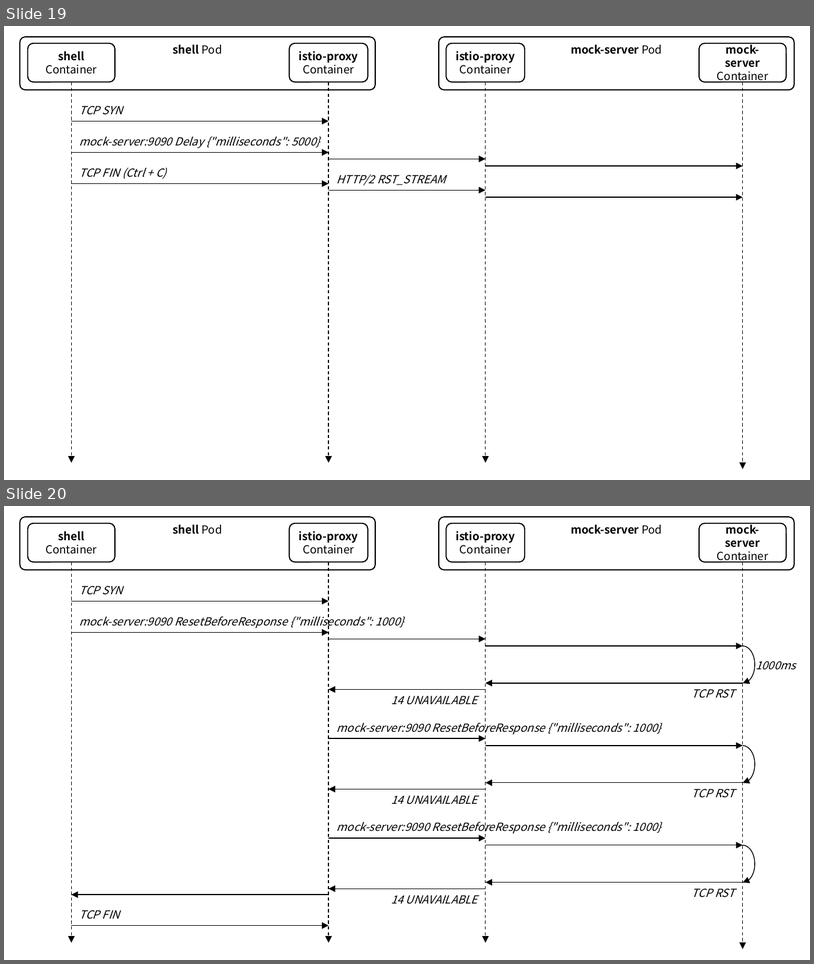
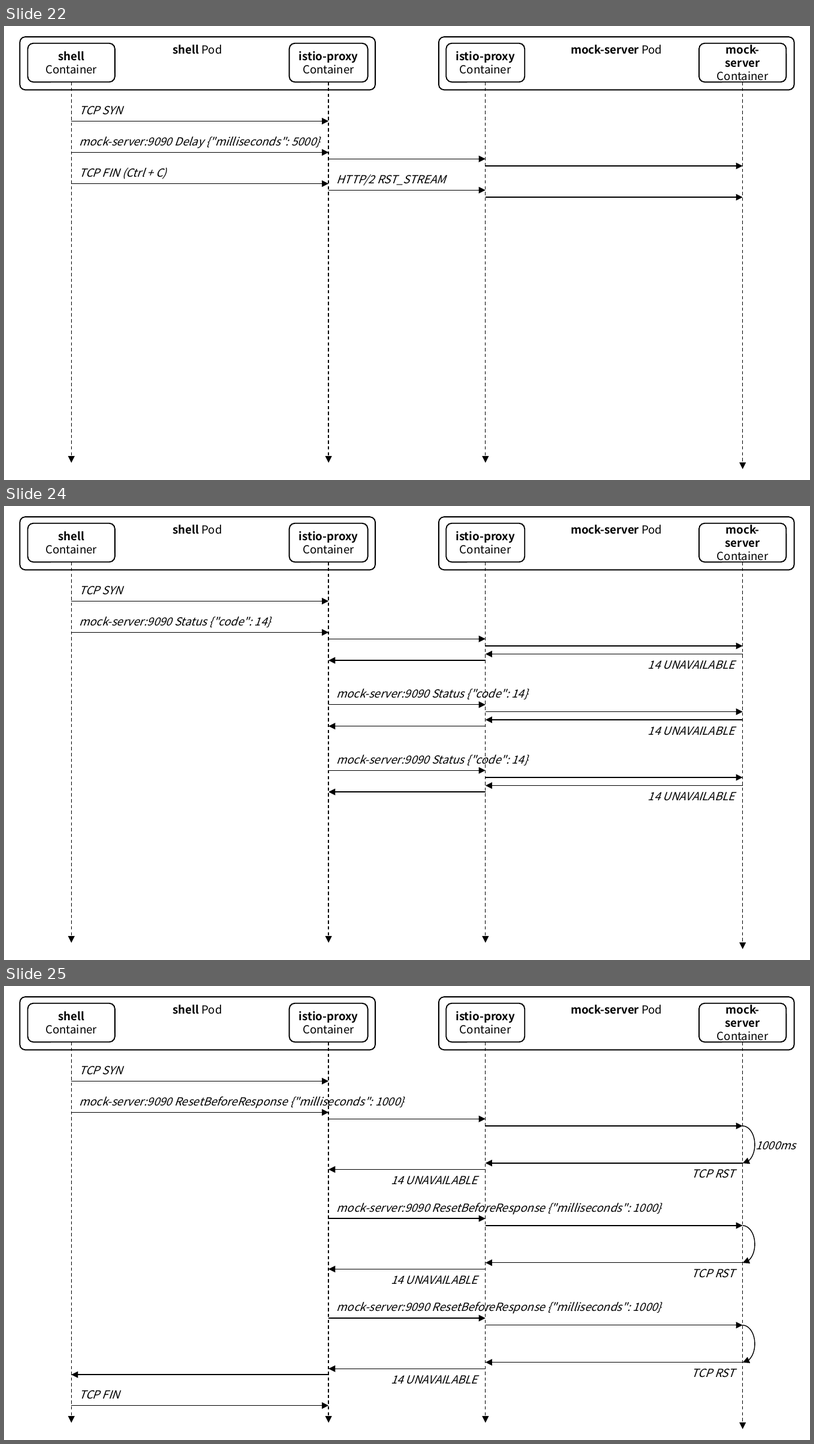
Before and after one commit to ssup2/blog-software, a slide deck: content/docs/theory-analysis/istio-sidecar-proxy-access-log/images/images.pptx. Shown one above the other, each under a label of ours: slides 19 and 20 before the commit, slides 22, 24 and 25 after it; the slides between them are not shown. The pictures are 814x964 and 814x1444 pixels, drawn with LibreOffice and Linux fonts; fonts in the diff are those of the drawing. Boxes give left, top, right and bottom in pixels: in the first picture for what was removed or moved away, otherwise in the second. Text is boxed around its words. In the diff, an @@ line names an element or a change of style, - is before the commit and + after.

```diff
--- a/content/docs/theory-analysis/istio-sidecar-proxy-access-log/images/images.pptx
+++ b/content/docs/theory-analysis/istio-sidecar-proxy-access-log/images/images.pptx
@@ slide 24 added at [4,506,810,960], background #FFFFFF @@
@@ rounded rectangle added at [20,517,376,571], fill #FFFFFF, outline #000000 1 pt, 10 pt, text #000000, bold @@
+shell Pod
@@ rounded rectangle added at [27,523,114,562], fill #FFFFFF, outline #000000 1 pt, 10 pt, text #000000 @@
+shell
+Container
@@ rounded rectangle added at [290,523,368,562], fill #FFFFFF, outline #000000 1 pt, 10 pt, text #000000, bold @@
+istio-proxy
+Container
@@ rounded rectangle added at [438,517,794,571], fill #FFFFFF, outline #000000 1 pt, 10 pt, text #000000, bold @@
+mock-server Pod
@@ rounded rectangle added at [447,523,525,562], fill #FFFFFF, outline #000000 1 pt, 10 pt, text #000000, bold @@
+istio-proxy
+Container
@@ rounded rectangle added at [699,523,786,562], fill #FFFFFF, outline #000000 1 pt, 10 pt, text #000000, bold @@
+mock-server
+Container
@@ arrow added from (72, 562) to (72, 942), #000000 0.75 pt dashed @@
@@ arrow added from (329, 562) to (329, 942), #000000 0.75 pt dashed @@
@@ arrow added from (485, 562) to (485, 942), #000000 0.75 pt dashed @@
@@ arrow added from (743, 562) to (743, 949), #000000 0.75 pt dashed @@
@@ text added at [79,586,123,595], 10 pt, text #000000, italic @@
+TCP SYN
@@ arrow added from (72, 601) to (329, 601), #000000 0.75 pt @@
@@ text added at [79,616,271,628], 10 pt, text #000000, italic @@
+mock-server:9090 Status {"code": 14}
@@ arrow added from (72, 633) to (329, 633), #000000 0.75 pt @@
@@ arrow added from (329, 639) to (485, 639), #000000 0.75 pt @@
@@ arrow added from (485, 646) to (743, 646), #000000 0.75 pt @@
@@ arrow added from (485, 660) to (329, 660), #000000 0.75 pt @@
@@ arrow added from (743, 654) to (485, 654), #000000 0.75 pt @@
@@ text added at [648,660,735,669], 10 pt, text #000000, italic @@
+14 UNAVAILABLE
@@ text added at [336,685,528,702], 10 pt, text #000000, italic @@
+mock-server:9090 Status {"code": 14}
@@ arrow added from (329, 705) to (485, 705), #000000 0.75 pt @@
@@ arrow added from (485, 712) to (743, 712), #000000 0.75 pt @@
@@ arrow added from (743, 720) to (485, 720), #000000 0.75 pt @@
@@ arrow added from (485, 726) to (329, 726), #000000 0.75 pt @@
@@ text added at [648,726,735,735], 10 pt, text #000000, italic @@
+14 UNAVAILABLE
@@ text added at [336,753,528,767], 10 pt, text #000000, italic @@
+mock-server:9090 Status {"code": 14}
@@ arrow added from (329, 771) to (485, 771), #000000 0.75 pt @@
@@ arrow added from (485, 792) to (329, 792), #000000 0.75 pt @@
@@ arrow added from (485, 777) to (743, 777), #000000 0.75 pt @@
@@ arrow added from (743, 785) to (485, 785), #000000 0.75 pt @@
@@ text added at [648,792,735,801], 10 pt, text #000000, italic @@
+14 UNAVAILABLE
@@ what was slide 19 is now slide 22 @@
@@ what was slide 20 is now slide 25 @@
```
Also in this commit, not shown: 4 slides changed, 4 other slides added, 9 other files.
